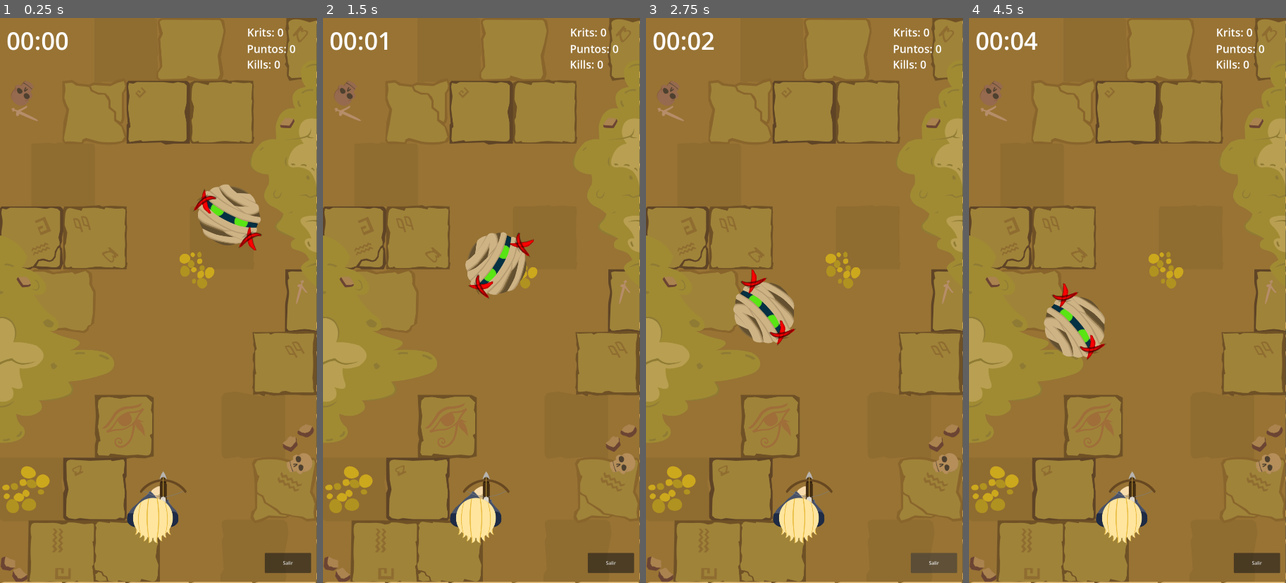
Above: before the commit, frames 1-4 (left to right).
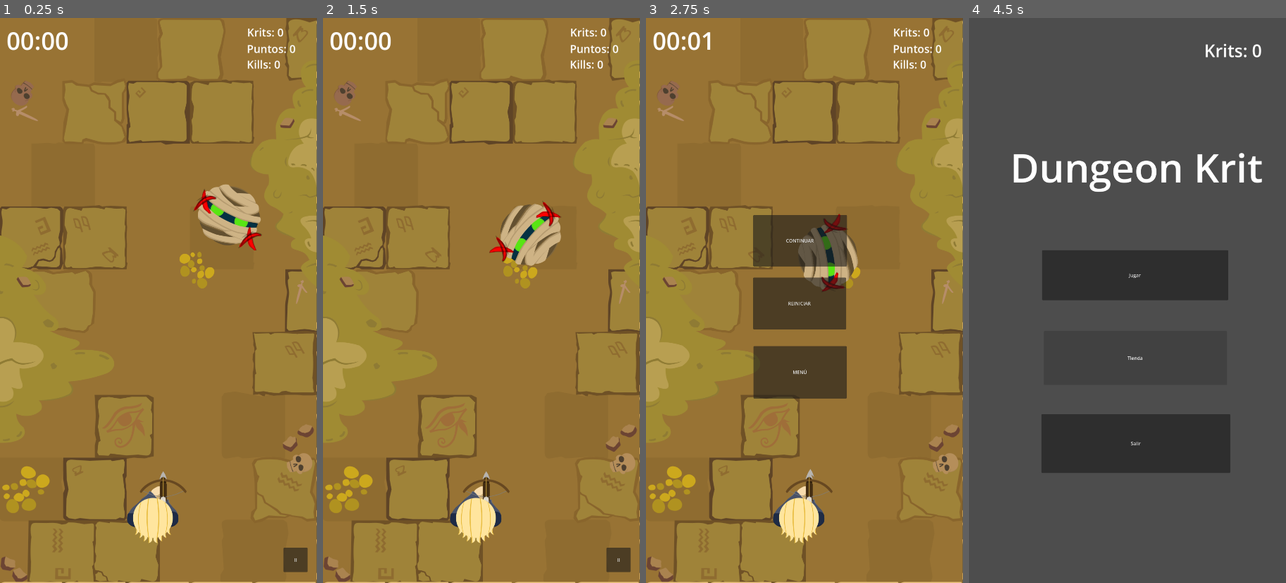
Above: after the commit, the same moments.

Repository: francoheredev/DungeonKrit
Game: Godot game, scene res://escenas/gameplay.tscn
Two runs of this game, one before a commit and one after it. Both use one fixed random seed, a clock stepped at 60 frames per second and the inputs below.
Inputs (mouse positions are in pixels of both pictures, inside the frame that each line leads up to):
- Up to frame 1 (0.25 s): no input
- Up to frame 2 (1.5 s): click (617, 560) at 0.5 s, where only the run after the commit has a clickable "II"; click (478, 238) at 1.25 s, where only the run after the commit has a clickable "CONTINUAR"
- Up to frame 3 (2.75 s): click (940, 560) at 2 s, where only the run after the commit has a clickable "II"
- Up to frame 4 (4.5 s): click (1121, 306) at 2.75 s, where only the run after the commit has a clickable "REINICIAR"; click (1263, 560) at 3.5 s, where only the run after the commit has a clickable "II"; click (1124, 373) at 4.25 s, where only the run after the commit has a clickable "MENÚ"

The runs differ from the first frame. In frame 1, 0.4% of the frame differs, in the area x 83-99%, y 93-99%; in frame 2, 3.3%; in frame 3, 9.9%; in frame 4, 100%, in the area x 0-100%, y 0-100%.

Commit message:
menú dentro del juego

Diff:
--- a/escenas/gameplay.tscn
+++ b/escenas/gameplay.tscn
@@ -5,6 +5,7 @@
 [ext_resource type="PackedScene" uid="uid://bxtjn2w1ox14j" path="res://escenas/enemigo1.tscn" id="3_1m2o7"]
 [ext_resource type="Texture2D" uid="uid://myblu33f7ls8" path="res://Arte/tile1.png" id="5_jg4y2"]
 [ext_resource type="Script" uid="uid://co8o0712n72ww" path="res://scripts/tiempolabel.gd" id="5_nia68"]
+[ext_resource type="Script" uid="uid://cswqwpipblbwr" path="res://escenas/menu_pausa.gd" id="6_nia68"]
 
 [sub_resource type="TileSetAtlasSource" id="TileSetAtlasSource_nia68"]
 texture = ExtResource("5_jg4y2")
@@ -265,11 +266,51 @@
 text = "Krits: 0"
 label_settings = SubResource("LabelSettings_sjk1h")
 
-[node name="SalirButton" type="Button" parent="." unique_id=731422722]
-offset_left = 903.0
-offset_top = 1818.0
-offset_right = 1061.0
-offset_bottom = 1886.0
-text = "Salir"
+[node name="PausaButton" type="Button" parent="CanvasLayer" unique_id=1243000211]
+offset_left = 966.0
+offset_top = 1800.0
+offset_right = 1048.0
+offset_bottom = 1883.0
+text = "II"
+
+[node name="MenuPausa" type="Control" parent="CanvasLayer" unique_id=1466173383]
+process_mode = 2
+visible = false
+layout_mode = 3
+anchors_preset = 0
+offset_right = 40.0
+offset_bottom = 40.0
+script = ExtResource("6_nia68")
+
+[node name="ContinuarButton" type="Button" parent="CanvasLayer/MenuPausa" unique_id=1503077100]
+process_mode = 2
+layout_mode = 0
+offset_left = 365.0
+offset_top = 670.0
+offset_right = 685.0
+offset_bottom = 844.0
+text = "CONTINUAR"
+
+[node name="ReiniciarButton" type="Button" parent="CanvasLayer/MenuPausa" unique_id=2023191131]
+process_mode = 2
+layout_mode = 0
+offset_left = 365.0
+offset_top = 882.0
+offset_right = 682.0
+offset_bottom = 1058.0
+text = "REINICIAR"
+
+[node name="MenuButton" type="Button" parent="CanvasLayer/MenuPausa" unique_id=1495068139]
+process_mode = 2
+layout_mode = 0
+offset_left = 366.0
+offset_top = 1115.0
+offset_right = 684.0
+offset_bottom = 1293.0
+text = "MENÚ"
 
 [connection signal="timeout" from="CanvasLayer/Timer" to="CanvasLayer" method="_on_tiempo_timer_timeout"]
+[connection signal="pressed" from="CanvasLayer/PausaButton" to="CanvasLayer" method="_on_pausa_button_pressed"]
+[connection signal="pressed" from="CanvasLayer/MenuPausa/ContinuarButton" to="CanvasLayer/MenuPausa" method="_on_continuar_button_pressed"]
+[connection signal="pressed" from="CanvasLayer/MenuPausa/ReiniciarButton" to="CanvasLayer/MenuPausa" method="_on_reiniciar_button_pressed"]
+[connection signal="pressed" from="CanvasLayer/MenuPausa/MenuButton" to="CanvasLayer/MenuPausa" method="_on_menu_button_pressed"]
--- /dev/null
+++ b/escenas/menu_pausa.gd
@@ -0,0 +1,17 @@
+extends Control
+
+func _ready():
+	visible = false
+
+func _on_continuar_button_pressed():
+	get_tree().paused = false
+	visible = false
+	$"../PausaButton".visible = true
+
+func _on_reiniciar_button_pressed():
+	get_tree().paused = false
+	get_tree().reload_current_scene()
+
+func _on_menu_button_pressed():
+	get_tree().paused = false
+	get_tree().change_scene_to_file("res://escenas/menú.tscn")
--- a/escenas/menú.tscn
+++ b/escenas/menú.tscn
@@ -26,7 +26,7 @@
 text = "Dungeon Krit"
 label_settings = SubResource("LabelSettings_lehou")
 
-[node name="Label2" type="Label" parent="." unique_id=1185061341]
+[node name="Krits" type="Label" parent="." unique_id=1185061341]
 layout_mode = 0
 offset_left = 801.0
 offset_top = 69.0
--- a/scripts/menú.gd
+++ b/scripts/menú.gd
@@ -1,5 +1,9 @@
 extends Control
+@onready var krits_label = $Krits
 
+func _process(_delta):
+
+	krits_label.text = "Krits: " + str(GameManager.krits)
 func _on_jugar_button_pressed():
 	get_tree().change_scene_to_file("res://escenas/gameplay.tscn")
 
--- a/scripts/tiempolabel.gd
+++ b/scripts/tiempolabel.gd
@@ -18,6 +18,11 @@
 	kills_label.text = "Kills: " + str(GameManager.kills)
 	krits_label.text = "Krits: " + str(GameManager.krits)
 
+func _on_pausa_button_pressed():
+	get_tree().paused = true
+	$MenuPausa.visible = true
+	$PausaButton.visible = false
+
 func _on_tiempo_timer_timeout():
 	tiempo += 1
 
Not shown, added: escenas/menu_pausa.gd.uid
